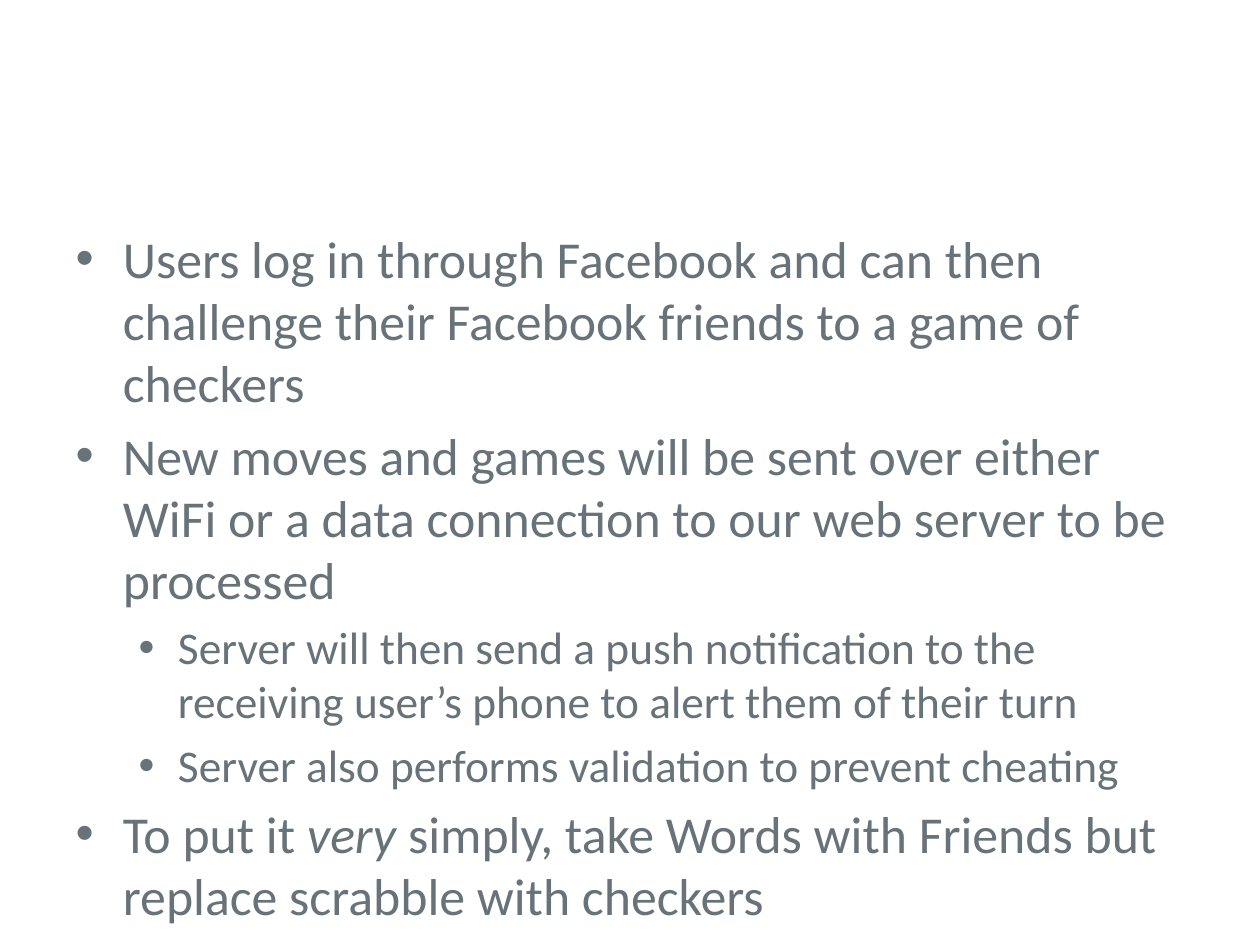
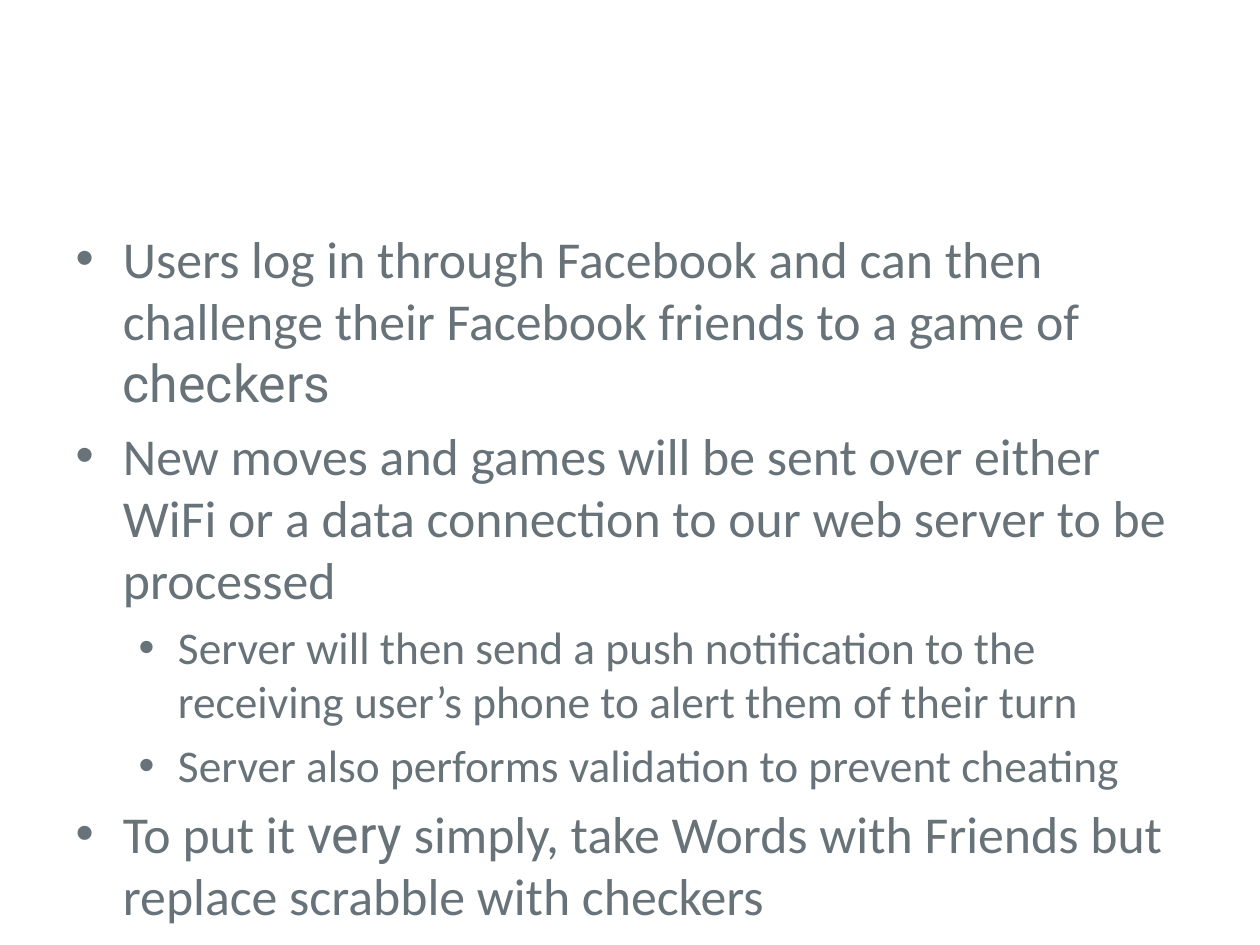
Before and after one commit to charlesmadere/ClassyGames, a slide deck: slide 4 of documents/PresentationFinal.pptx. Drawn at 1260x945 pixels with LibreOffice and Linux fonts; fonts in the diff are those of the drawing; background and template pictures are left out. Boxes give left, top, right and bottom in pixels: in the first picture for what was removed or moved away, otherwise in the second. Text is boxed around its words. In the diff, an @@ line names an element or a change of style, - is before the commit and + after.

```diff
--- a/documents/PresentationFinal.pptx
+++ b/documents/PresentationFinal.pptx
@@ text at (123, 242, 1162, 924): font Calibri to Roboto in "checkers", "very"; italic off in "very" @@
```
Also in this commit, not shown: 1 other slide changed, 1 slide added.
